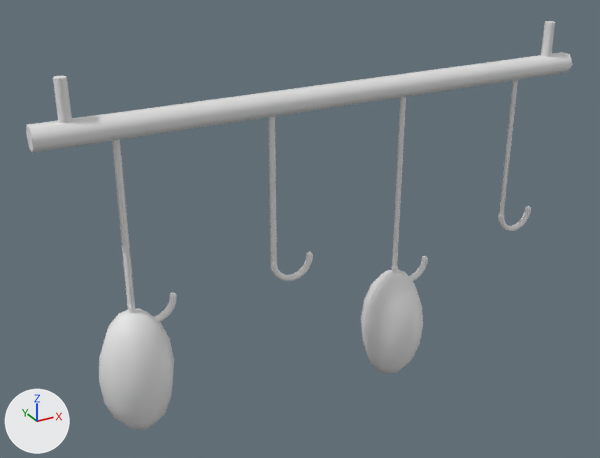
Two versions of the glTF model src/assets/models/furniture/meatHooks.glb, one commit apart.
The view is the same before and after, from a camera (50 mm lens) standing at (-0.704, -1.143, 1.066) and looking at (-0.057, 0.034, 0.478). The axes (+X, +Y, +Z) are drawn at lower left. The lights are the same throughout. The older version comes first. Materials are left out; every surface is plain grey. Where no turn or scale is listed for an object, it has been applied to the vertices.

Before the edit, the objects in view are built like this:
```python
me_mesh_0 = bpy.data.meshes.new('Mesh_0')
me_mesh_0.from_pydata(...)  # 1330 vertices, 2304 faces; spans x -0.5..0.5, y -0.02..0.02, z 0.334..0.8
me_mesh_0.materials.append(mat_mat_iron_ffffff)
me_mesh_1 = bpy.data.meshes.new('Mesh_1')
me_mesh_1.from_pydata(...)  # 140 vertices, 224 faces; spans x -0.444..0.191, y -0.056..0.056, z 0.143..0.418
me_mesh_1.materials.append(mat_mat_color_5a1e1a)
ob_mesh_0 = bpy.data.objects.new('Mesh_0', me_mesh_0)
ob_mesh_0.location = (0.0, 0.0, 0.0)
ob_mesh_1 = bpy.data.objects.new('Mesh_1', me_mesh_1)
ob_mesh_1.location = (0.0, 0.0, 0.0)
```
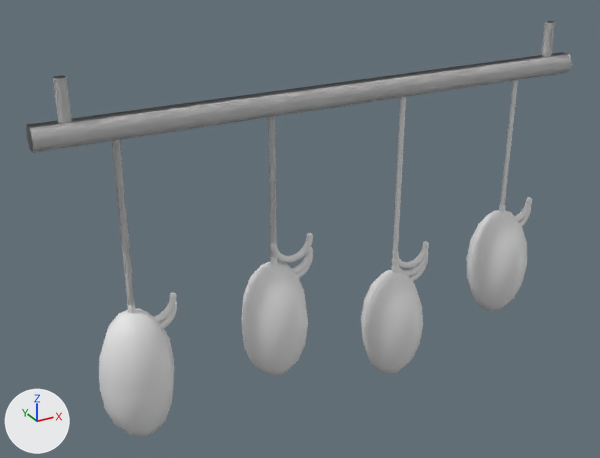
Boxes [x1, y1, x2, y2] around the edits, measured in the pictures (600 x 458 px):
'Mesh_2', added
    after: [26, 21, 572, 329]
'Mesh_4', added
    after: [100, 210, 527, 437]
'Mesh_3', added
    after: [113, 97, 532, 327]
'Mesh_0', unchanged, covered by the edit
    before: [26, 21, 572, 322]
    after: [112, 116, 531, 322]

Diff of the bpy script that builds the scene:
```diff
--- a/src/assets/models/furniture/meatHooks.glb.py
+++ b/src/assets/models/furniture/meatHooks.glb.py
@@ me_mesh_4 @@
+me_mesh_4.from_pydata(...)  # 210 vertices, 336 faces; spans x -0.444..0.444, y -0.056..0.056, z 0.18..0.444
@@ me_mesh_3 @@
+me_mesh_3.from_pydata(...)  # 1330 vertices, 2304 faces; spans x -0.5..0.5, y -0.02..0.02, z 0.365..0.8
@@ me_mesh_2 @@
+me_mesh_2.from_pydata(...)  # 1330 vertices, 2304 faces; spans x -0.5..0.5, y -0.02..0.02, z 0.348..0.8
@@ ob_mesh_4 @@
+ob_mesh_4 = bpy.data.objects.new('Mesh_4', me_mesh_4)
+ob_mesh_4.location = (0.0, 0.0, 0.0)
@@ ob_mesh_3 @@
+ob_mesh_3 = bpy.data.objects.new('Mesh_3', me_mesh_3)
+ob_mesh_3.location = (0.0, 0.0, 0.0)
@@ ob_mesh_2 @@
+ob_mesh_2 = bpy.data.objects.new('Mesh_2', me_mesh_2)
+ob_mesh_2.location = (0.0, 0.0, 0.0)
```
